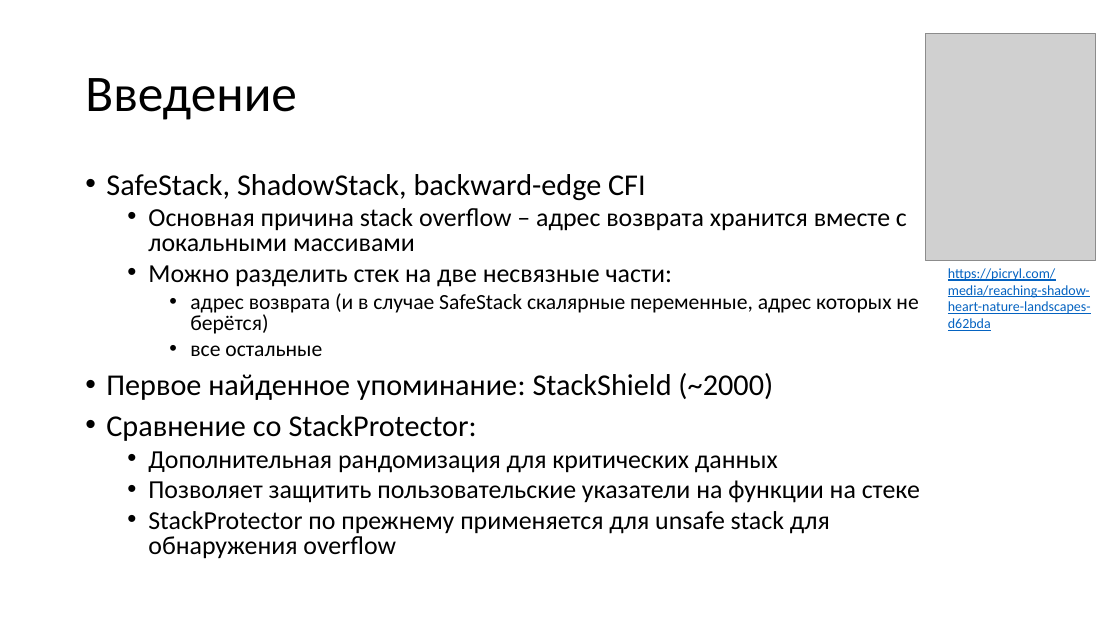
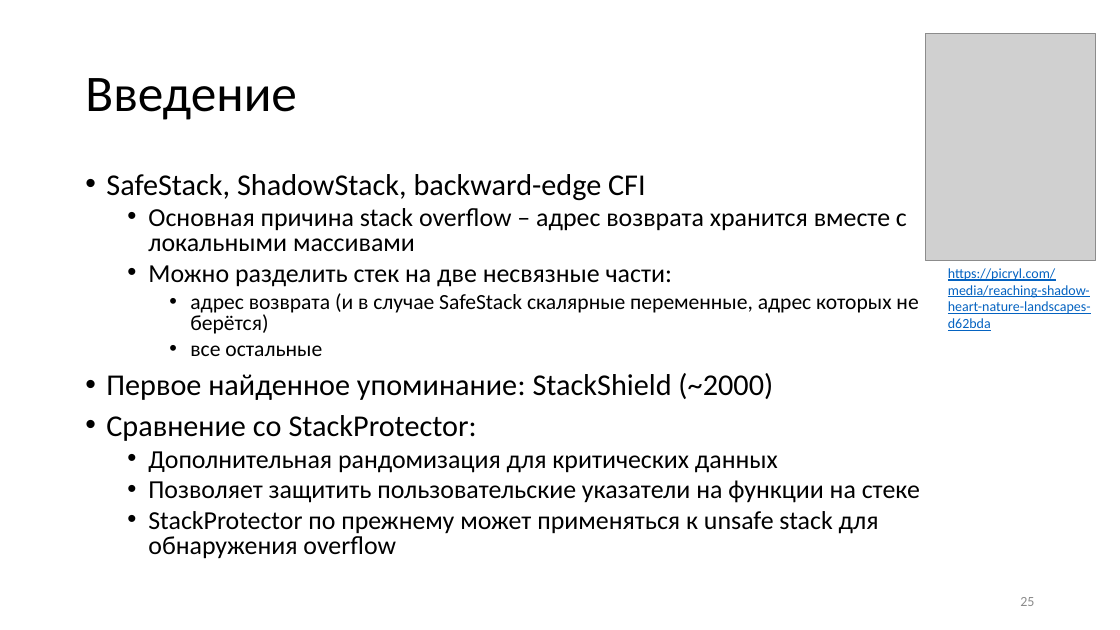
Before and after one commit to yugr/slides, a slide deck: slide 25 of CppZeroCost/2025/RU.pptx. Drawn at 1120x630 pixels with LibreOffice and Linux fonts; fonts in the diff are those of the drawing; grey boxes stand for pictures. Boxes give left, top, right and bottom in pixels: in the first picture for what was removed or moved away, otherwise in the second. Text is boxed around its words. In the diff, an @@ line names an element or a change of style, - is before the commit and + after.

```diff
--- a/CppZeroCost/2025/RU.pptx
+++ b/CppZeroCost/2025/RU.pptx
@@ text at [148, 511, 879, 559]: text changed @@
-  • StackProtector по прежнему применяется для unsafe stack для обнаружения overflow
+  • StackProtector по прежнему может применяться к unsafe stack для обнаружения overflow
@@ page number added at [1020, 597, 1034, 606], 12 pt, text #8C8C8C @@
+25
```
Also in this commit, not shown: 88 other slides changed, 1 slide added, 1 slide removed, 2 other files.
